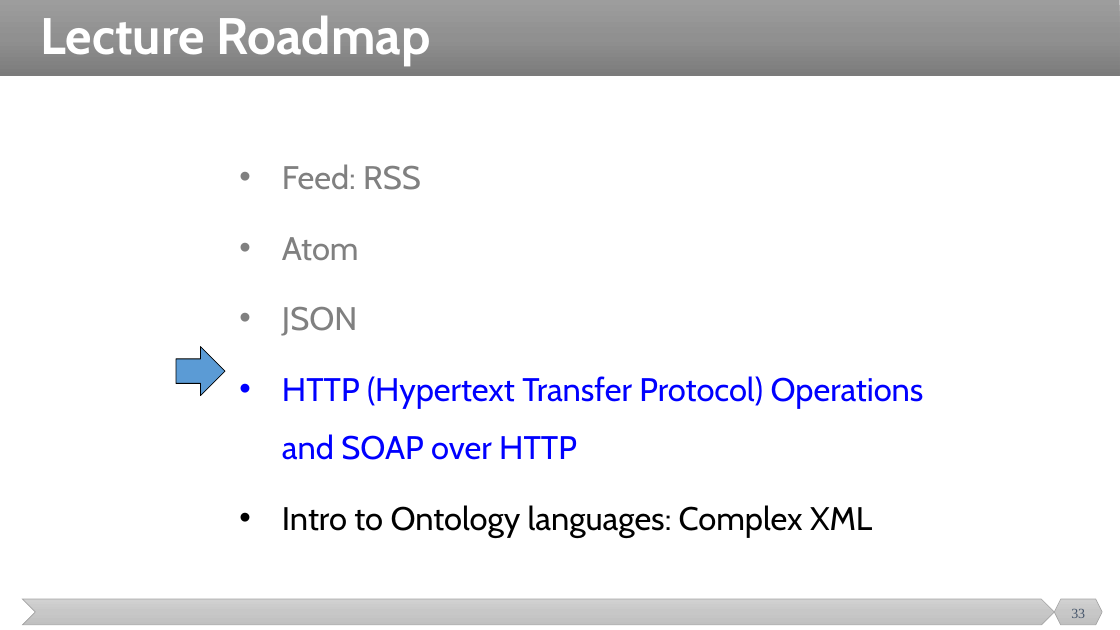
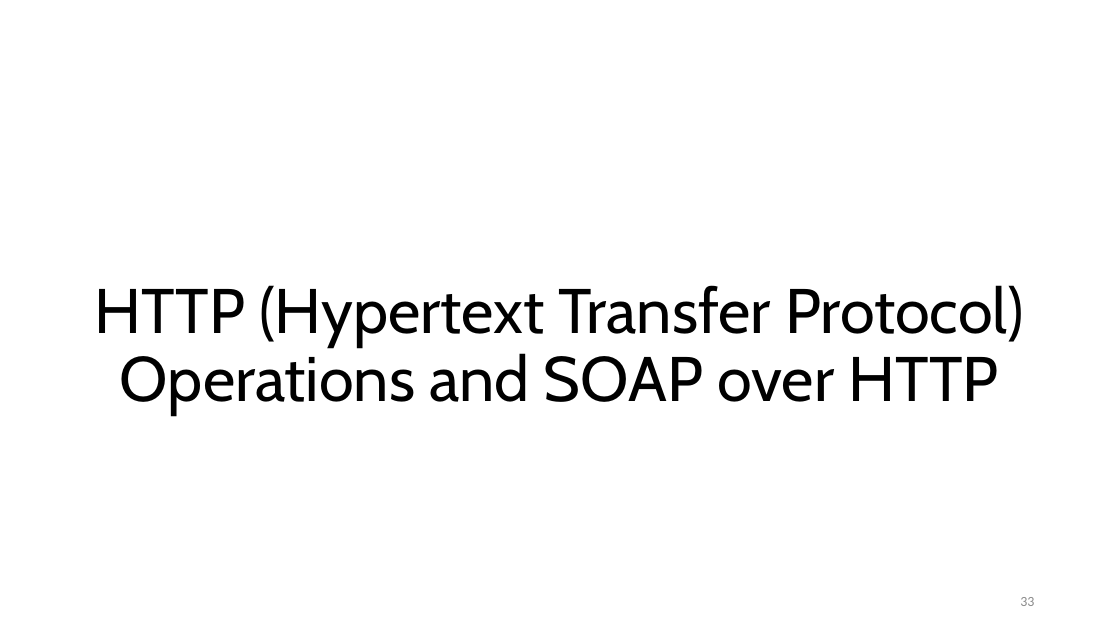
Before and after one commit to malenezi/malenezi, a slide deck: slide 33 of SE495/Lectures/5-SOA/Other Web Data and Standards.pptx. Drawn at 1120x630 pixels with LibreOffice and Linux fonts; fonts in the diff are those of the drawing. Boxes give left, top, right and bottom in pixels: in the first picture for what was removed or moved away, otherwise in the second. Text is boxed around its words. In the diff, an @@ line names an element or a change of style, - is before the commit and + after.

```diff
--- a/SE495/Lectures/5-SOA/Other Web Data and Standards.pptx
+++ b/SE495/Lectures/5-SOA/Other Web Data and Standards.pptx
@@ rectangle removed at (x1=0, y1=0, x2=1120, y2=76) @@
@@ title removed at (x1=40, y1=15, x2=430, y2=65) @@
-Lecture Roadmap
@@ title "HTTP (Hypertext Transfer Protocol) Operations ..." moved from (x1=282, y1=164, x2=924, y2=538) to (x1=95, y1=285, x2=1024, y2=415) @@
@@ title "HTTP (Hypertext Transfer Protocol) Operations ..." at (x1=95, y1=285, x2=1024, y2=415): size 28 to 54 pt, text colour #0000FF to #000000; alignment left to centre; bullet • to none; line spacing 1.5 to 0.9; less space between paragraphs; vertical alignment top to bottom @@
@@ title at (x1=282, y1=164, x2=421, y2=336): paragraphs removed @@
-• Feed: RSS
-• Atom
-• JSON
@@ right arrow removed at (x1=176, y1=347, x2=225, y2=396) @@
@@ title at (x1=282, y1=505, x2=872, y2=538): paragraph removed @@
-• Intro to Ontology languages: Complex XML
@@ chevron removed at (x1=23, y1=599, x2=1054, y2=625) @@
@@ page number moved from (x1=1071, y1=609, x2=1085, y2=618) to (x1=1020, y1=597, x2=1034, y2=606) @@
@@ page number at (x1=1020, y1=597, x2=1034, y2=606): font Times New Roman to Calibri, text colour #44546A to #8C8C8C; alignment centre to right @@
@@ hexagon removed at (x1=1054, y1=599, x2=1102, y2=625) @@
```
Also in this commit, not shown: 8 other slides changed, 6 other files.
